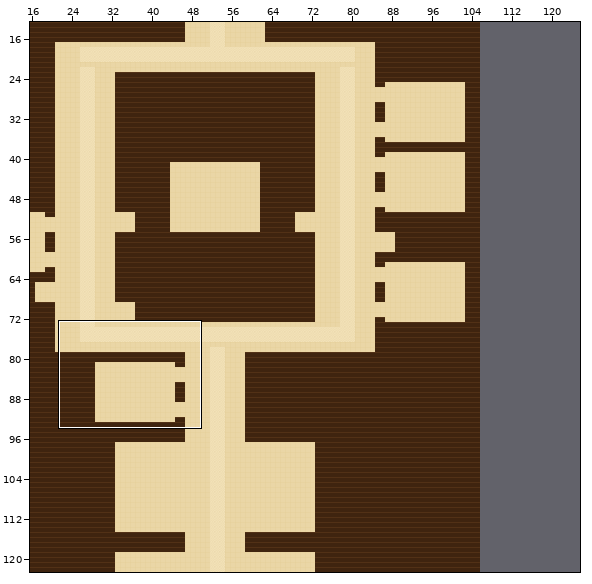
Tiled map (JSON) -- maps/library.tmj. The picture above shows the old version from afar; the outline marks the close-up.
Close-up. The starting point:
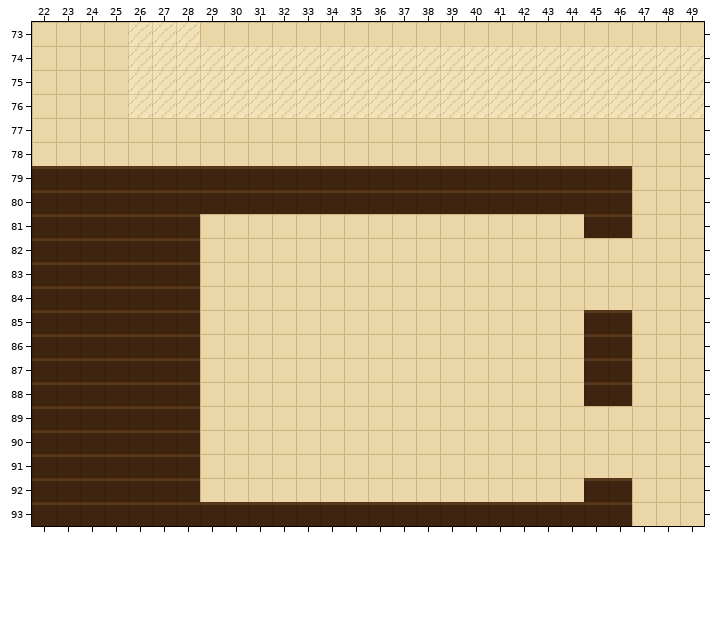
Cells are 16x16 px. Shown: x 22..49, y 73..93. The commit also changed other parts of the map, which this record leaves out. The old version is drawn lined up with the new one.
The same view after the edit:
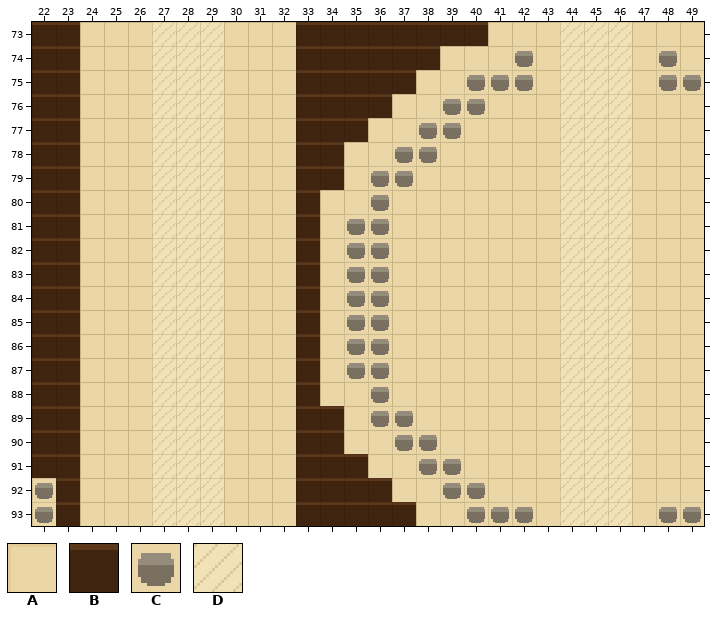
Key: from "draft": A 0, B 1, C 4, D 5.
_ is an empty cell.
Difference:
map size 106x190 -> 140x150 cells (old content now starts at 0,-40; both pictures use the new coordinates)
Layer "ground":
Tile A replaces tile B in row 79 at x 24 to 26, 30 to 32, 35 and 38 to 43; in row 80 at x 24 to 26, 30 to 32, 34 to 35 and 37 to 43; in rows 81 to 92 at x 24 to 26; in row 93 at x 24 to 26, 30 to 32, 38 to 39 and 43.
Tile A replaces tile D in row 73 at x 26; in row 74 at x 26, 30 to 32, 39 to 41, 43, 47 and 49; in row 75 at x 26, 30 to 32, 38 to 39, 43 and 47; in row 76 at x 26, 30 to 32, 37 to 38, 41 to 43 and 47 to 49.
Tile B replaces tile A in row 73 at x 22 to 23 and 33 to 40; in rows 74 to 76 at x 22 to 23; in row 77 at x 22 to 23 and 33 to 35; in row 78 at x 22 to 23 and 33 to 34; in rows 81 to 88 at x 33; in rows 89 to 90 at x 33 to 34.
Tile B replaces tile A in row 91 at x 33 to 35; in row 92 at x 33 to 36.
Tile B replaces tile D in row 74 at x 33 to 38; in row 75 at x 33 to 37; in row 76 at x 33 to 36.
Tile C replaces tile A in row 77 at x 38 to 39; in row 78 at x 37 to 38; in rows 81 to 87 at x 35 to 36; in row 88 at x 36; in row 89 at x 36 to 37; in row 90 at x 37 to 38.
Tile C replaces tile A in row 91 at x 38 to 39; in row 92 at x 39 to 40; in row 93 at x 48 to 49.
Tile C replaces tile B in row 79 at x 36 to 37; in row 80 at x 36; in row 92 at x 22; in row 93 at x 22 and 40 to 42.
Tile C replaces tile D in row 74 at x 42 and 48; in row 75 at x 40 to 42 and 48 to 49; in row 76 at x 39 to 40.
Tile D replaces tile A in row 73 at x 29 and 44 to 46; in rows 77 to 78 at x 27 to 29 and 44 to 46; in row 81 at x 29 and 44; in rows 82 to 84 at x 29 and 44 to 46; in rows 85 to 88 at x 29 and 44; in rows 89 to 91 at x 29 and 44 to 46.
Tile D replaces tile A in row 92 at x 29 and 44.
Tile D replaces tile B in rows 79 to 80 at x 27 to 29 and 44 to 46; in row 81 at x 27 to 28 and 45 to 46; in rows 82 to 84 at x 27 to 28; in rows 85 to 88 at x 27 to 28 and 45 to 46; in rows 89 to 91 at x 27 to 28; in row 92 at x 27 to 28 and 45 to 46.
Tile D replaces tile B in row 93 at x 27 to 29 and 44 to 46.
